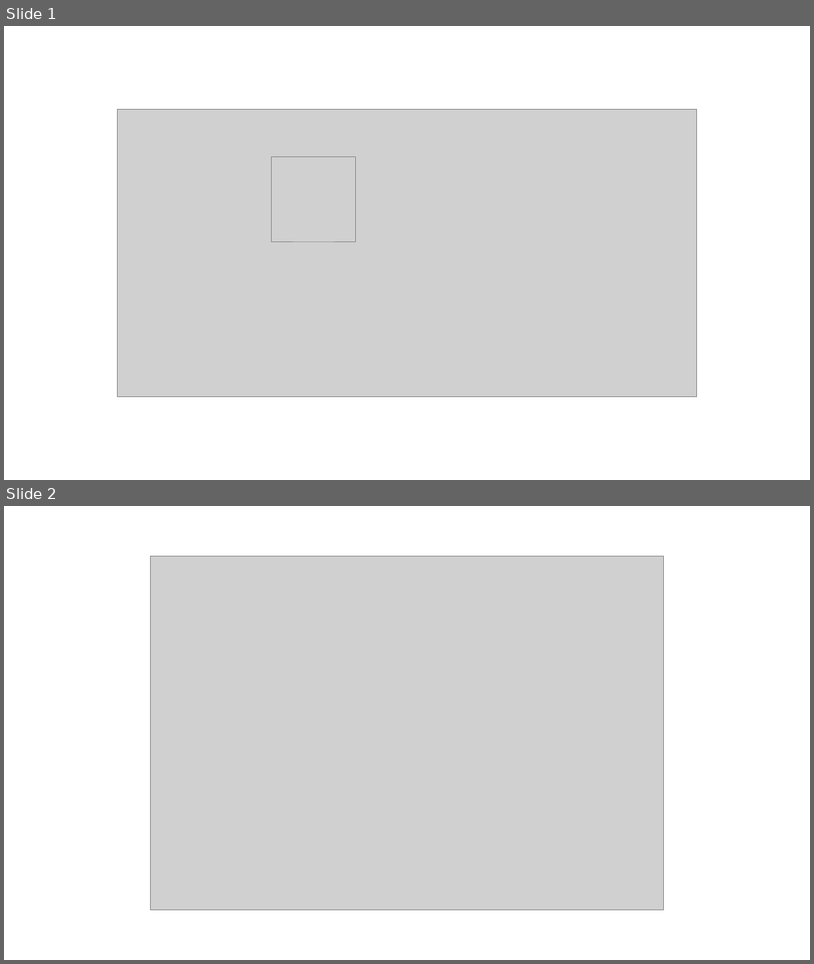
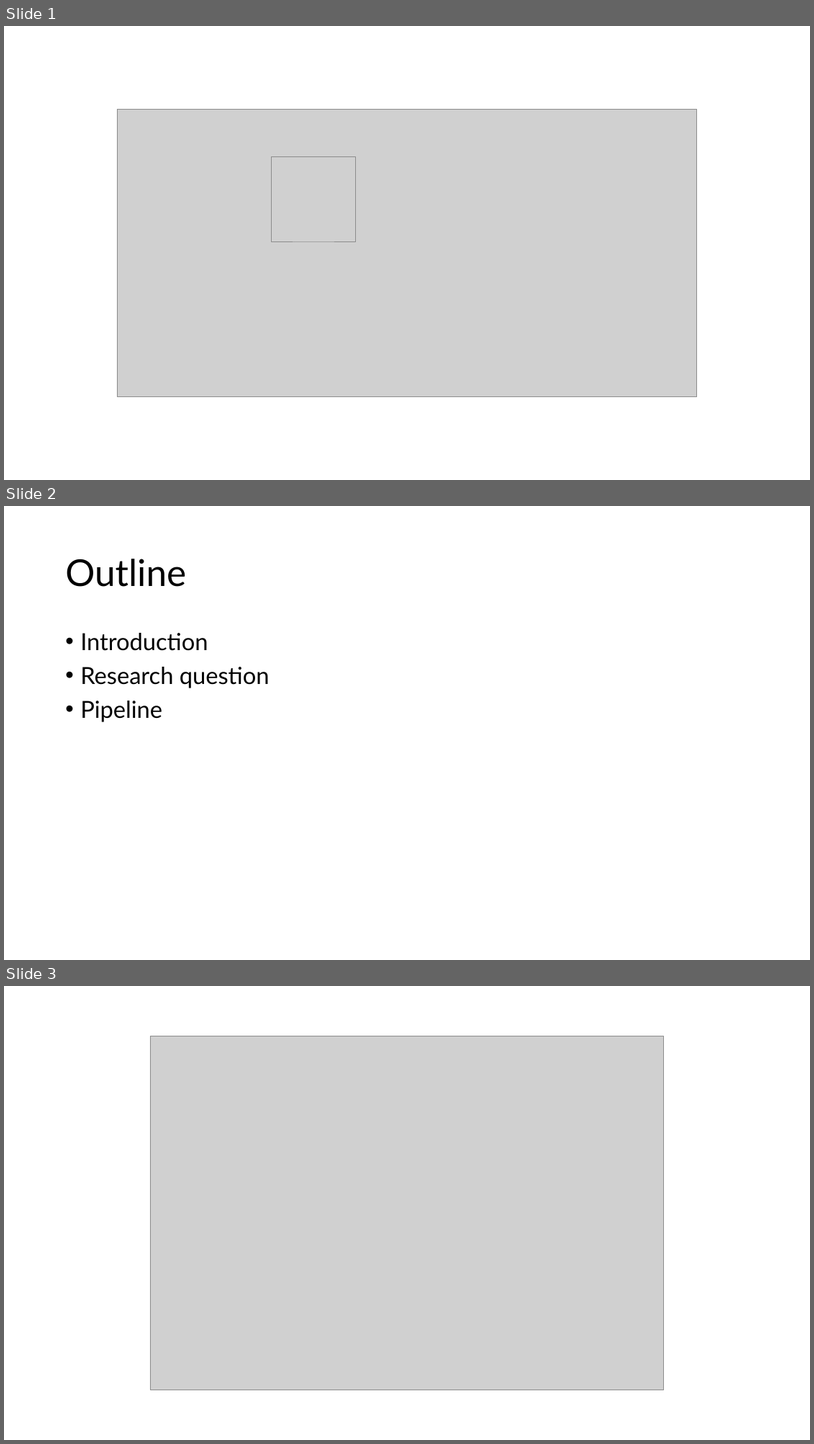
Before and after one commit to Shuagib/Learning-Machines-learning-Machine-Learning-, a slide deck: Præsentation1.pptx. Shown one above the other, each under a label of ours: slides 1 and 2 before the commit, slides 1, 2 and 3 after it. The pictures are 814x964 and 814x1444 pixels, drawn with LibreOffice and Linux fonts; fonts in the diff are those of the drawing; grey boxes stand for pictures. Boxes give left, top, right and bottom in pixels: in the first picture for what was removed or moved away, otherwise in the second. Text is boxed around its words. In the diff, an @@ line names an element or a change of style, - is before the commit and + after.

```diff
--- a/Præsentation1.pptx
+++ b/Præsentation1.pptx
@@ slide 2 added at box(4, 506, 810, 960), background #FFFFFF @@
@@ title added at box(65, 559, 186, 587), 44 pt, text #000000 @@
+Outline
@@ text added at box(80, 633, 270, 722), 28 pt, text #000000 @@
+• Introduction
+• Research question
+• Pipeline
@@ what was slide 2 is now slide 3 @@
```
Also in this commit, not shown: 2 other slides added, 2 slides removed, 1 other file.
